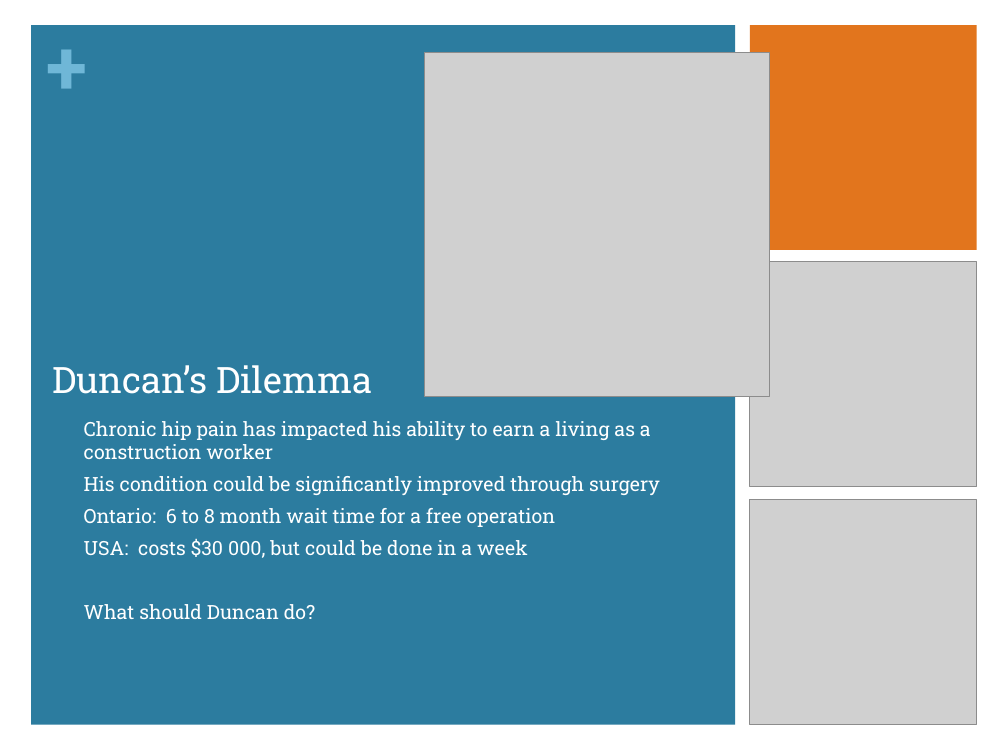
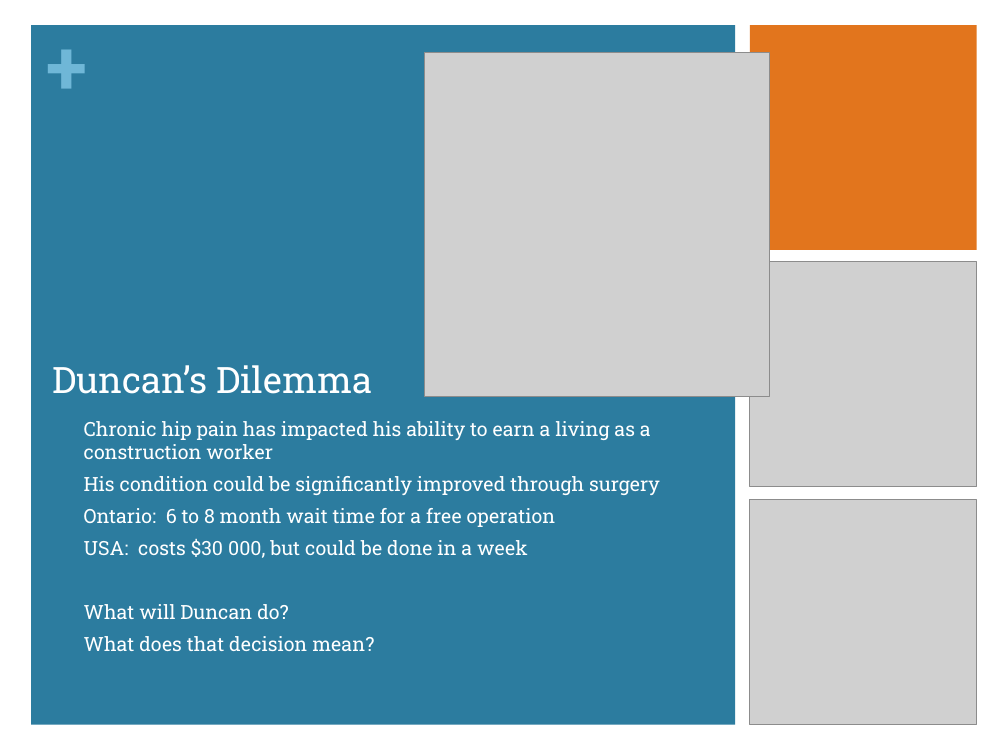
Before and after one commit to nolanslade/zp18, a slide deck: slide 2 of Documentation/capstone_ppt.pptx. Drawn at 1008x756 pixels with LibreOffice and Linux fonts; fonts in the diff are those of the drawing; grey boxes stand for pictures. Boxes give left, top, right and bottom in pixels: in the first picture for what was removed or moved away, otherwise in the second. Text is boxed around its words. In the diff, an @@ line names an element or a change of style, - is before the commit and + after.

```diff
--- a/Documentation/capstone_ppt.pptx
+++ b/Documentation/capstone_ppt.pptx
@@ text at bbox=[84, 604, 374, 651]: text changed @@
-❑ What should Duncan do?
+❑ What will Duncan do?
+❑ What does that decision mean?
```
Also in this commit, not shown: 6 other slides changed, 3 slides added, 1 slide removed.
